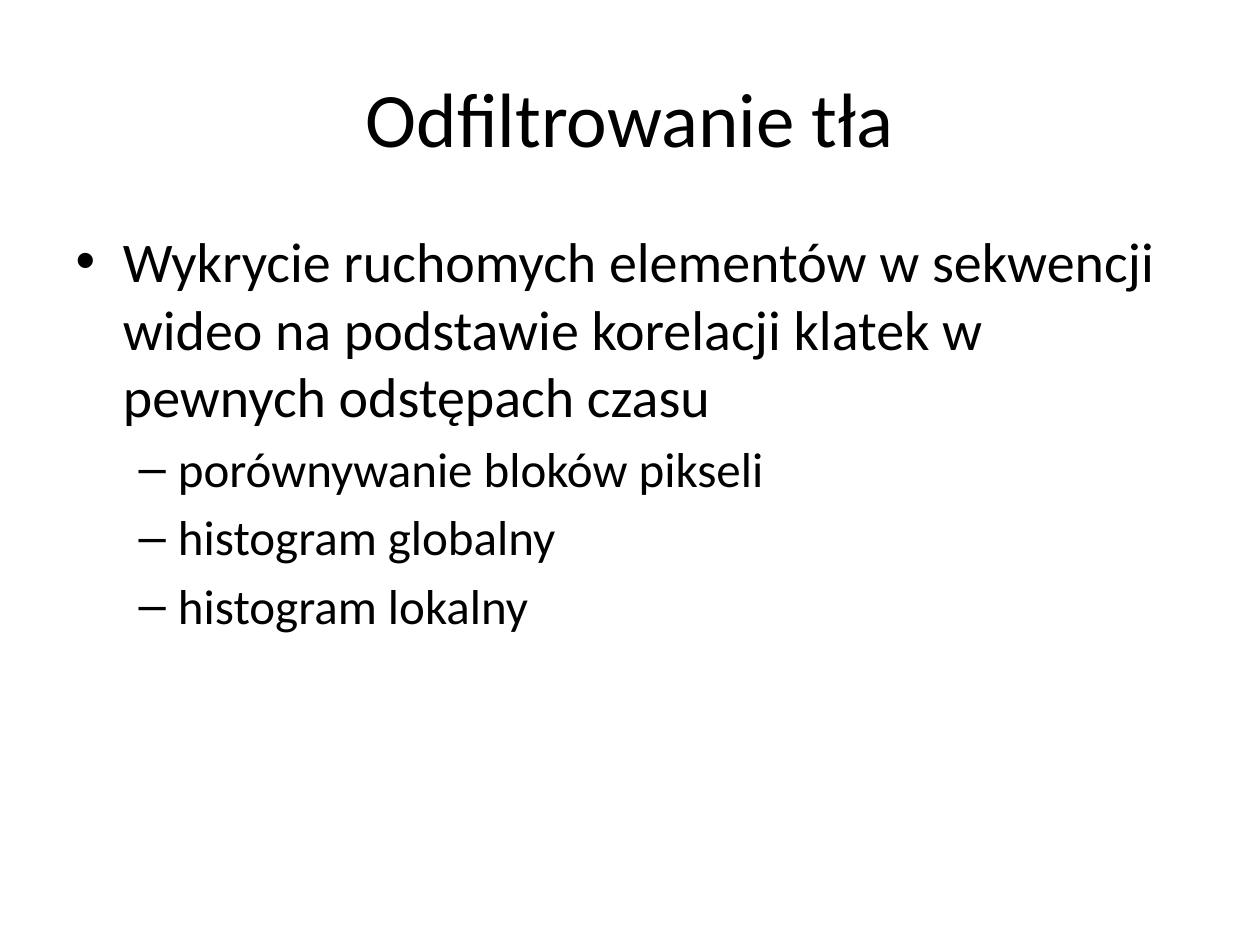
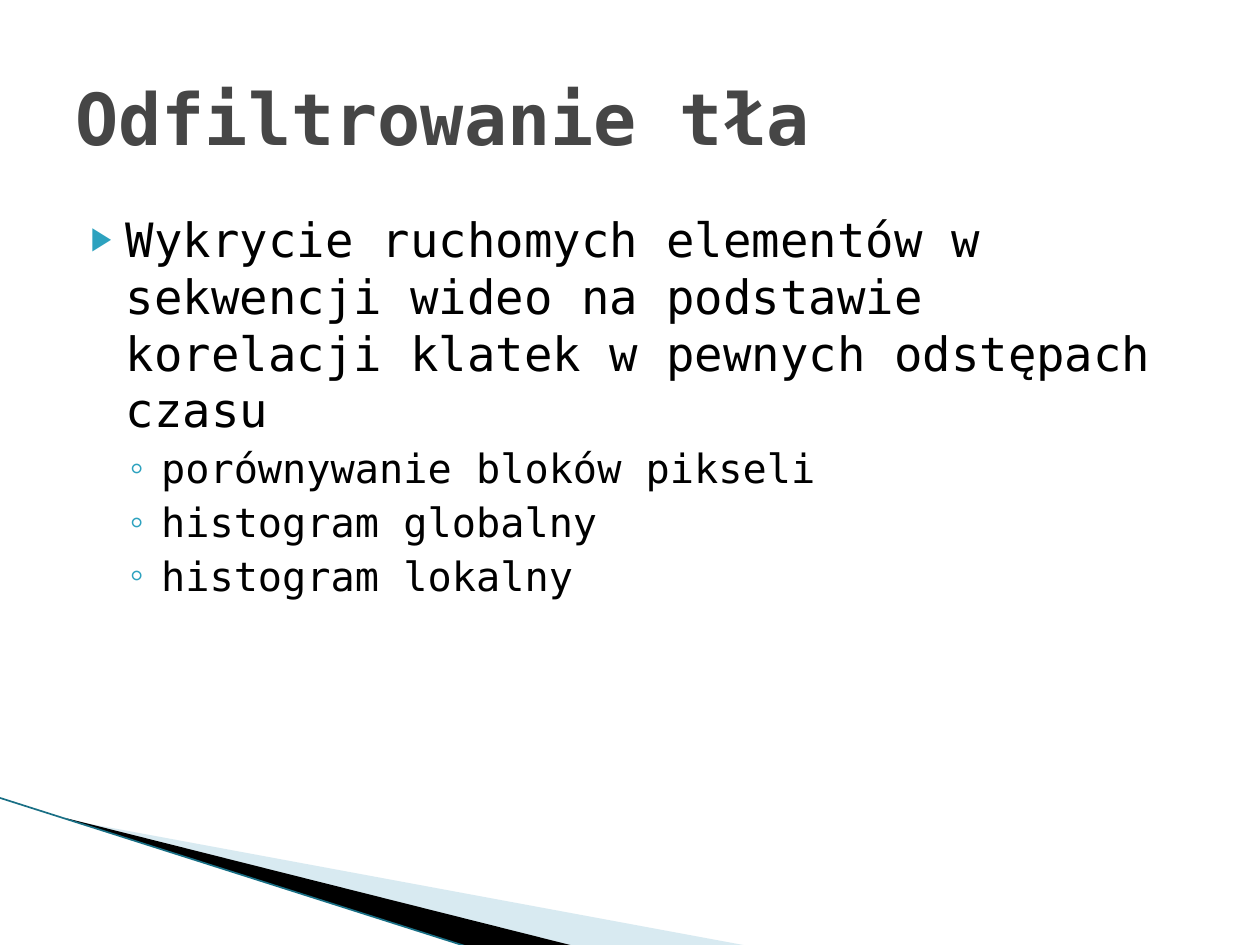
Before and after one commit to dworak/licence-plate-extractor, a slide deck: slide 6 of wizja systemu/Ekstrakcja widoków tablic rejestracyjnych z sekwencji wideo.pptx. Drawn at 1260x945 pixels with LibreOffice and Linux fonts; fonts in the diff are those of the drawing; background and template pictures are left out. Boxes give left, top, right and bottom in pixels: in the first picture for what was removed or moved away, otherwise in the second. Text is boxed around its words. In the diff, an @@ line names an element or a change of style, - is before the commit and + after.

```diff
--- a/wizja systemu/Ekstrakcja widoków tablic rejestracyjnych z sekwencji wideo.pptx
+++ b/wizja systemu/Ekstrakcja widoków tablic rejestracyjnych z sekwencji wideo.pptx
@@ title "Odfiltrowanie tła" at (75,87,810,146): size 44 to 41 pt, font Calibri to DejaVu Sans Mono, text colour #000000 to #464646, bold on; alignment centre to left @@
@@ text "Wykrycie ruchomych elementów w sekwencji ...": place and size @@
-text "Wykrycie ruchomych elementów w sekwencji ..." at (123,243,1154,633)
+text "Wykrycie ruchomych elementów w sekwencji ..." at (126,219,1150,600)
@@ text "Wykrycie ruchomych elementów w sekwencji ..." at (126,219,1150,600): size 32 to 27 pt in "Wykrycie ruchomych elementów w sekwencji wideo na ..."; font Calibri to DejaVu Sans Mono; size 28 to 23 pt in "porównywanie bloków pikseli", "histogram globalny", "histogram lokalny"; bullet • to ▶; less space between paragraphs; bullet – to ◦ @@
@@ line added from (0, 798) to (467, 945), #97C5D8 0.95 pt @@
@@ freeform shape added at (67,818,576,945), fill #000000 @@
@@ freeform shape added at (69,819,750,945), fill #A0CBDC at 40% opacity @@
```
Also in this commit, not shown: 6 other slides changed, 3 slides added, 1 other file.
